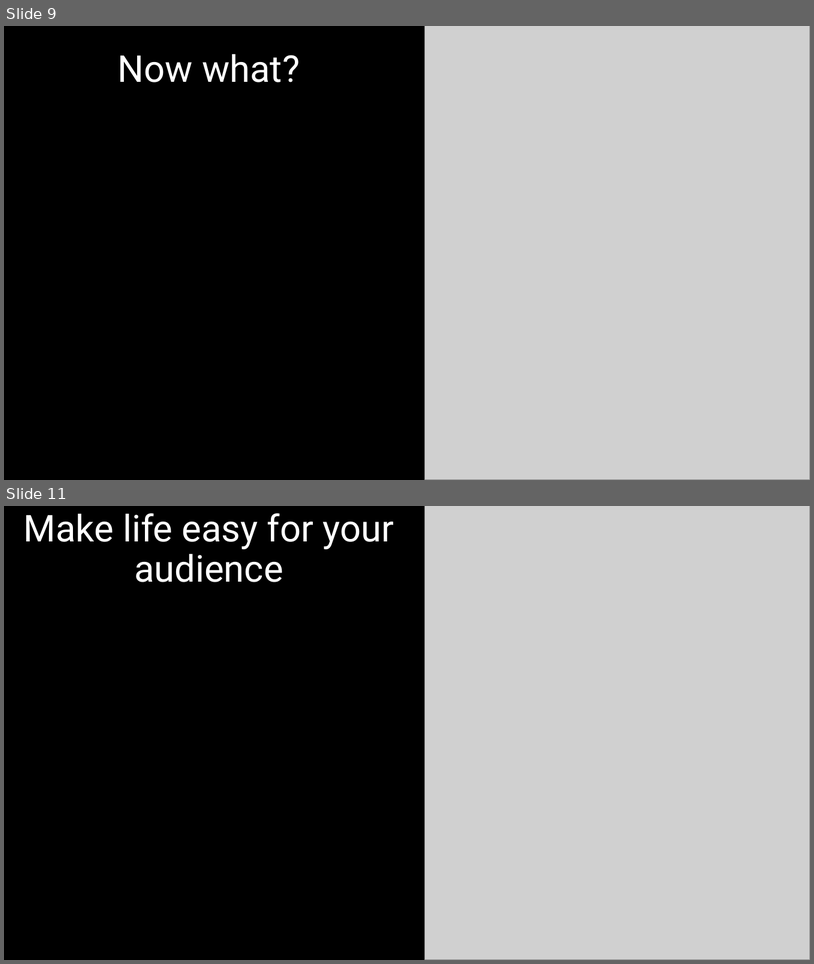
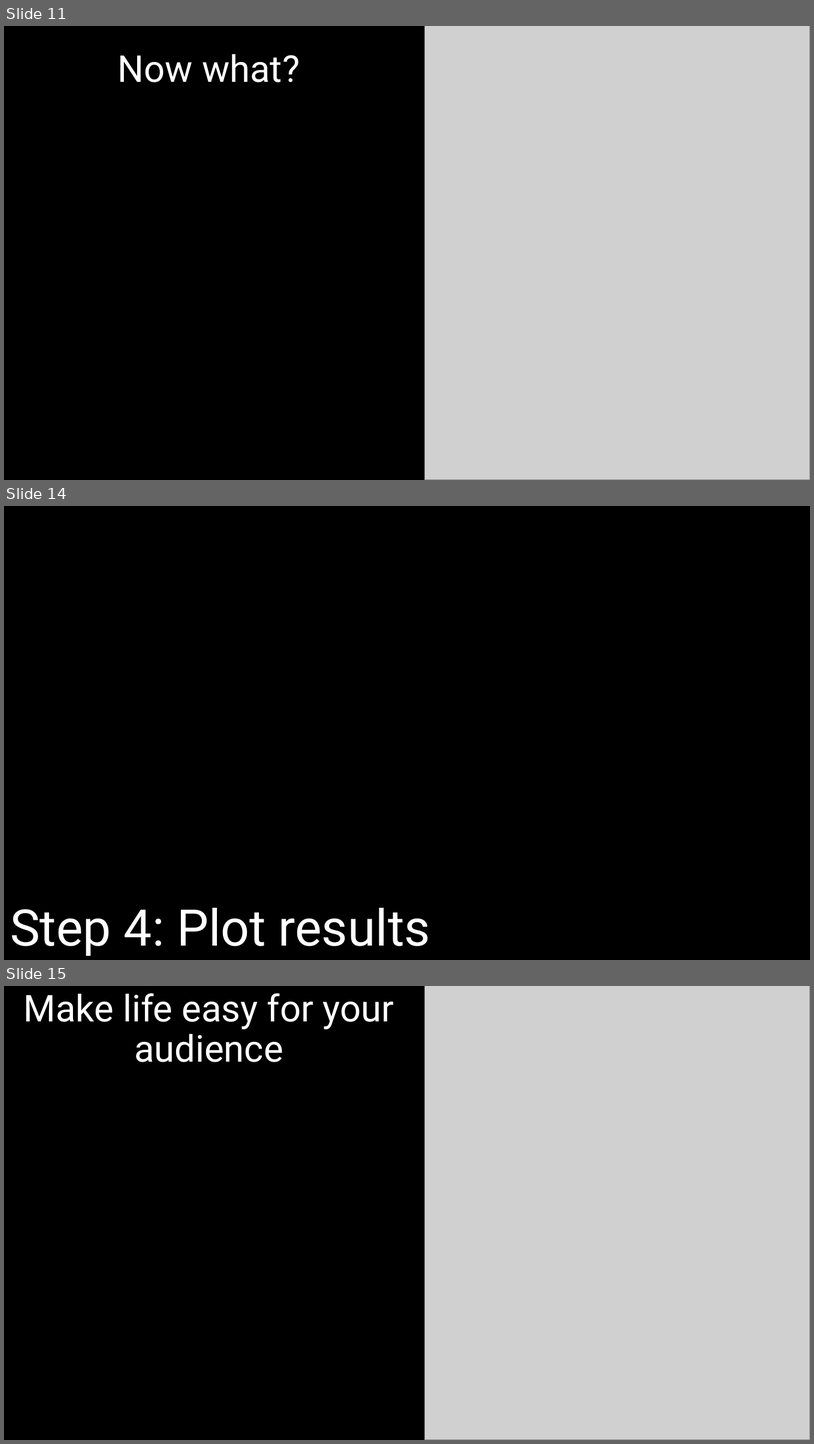
Before and after one commit to DeonRoos/stats-for-biologists, a slide deck: Lecture 5 - Cont LM/Slides/interpret_lm_cont.pptx. Shown one above the other, each under a label of ours: slides 9 and 11 before the commit, slides 11, 14 and 15 after it; the slides between them are not shown. The pictures are 814x964 and 814x1444 pixels, drawn with LibreOffice and Linux fonts; fonts in the diff are those of the drawing; grey boxes stand for pictures. Boxes give left, top, right and bottom in pixels: in the first picture for what was removed or moved away, otherwise in the second. Text is boxed around its words. In the diff, an @@ line names an element or a change of style, - is before the commit and + after.

```diff
--- a/Lecture 5 - Cont LM/Slides/interpret_lm_cont.pptx
+++ b/Lecture 5 - Cont LM/Slides/interpret_lm_cont.pptx
@@ slide 14 added at [4, 506, 810, 960], background #000000 @@
@@ title added at [10, 907, 431, 955], 60 pt, text #FFFFFF @@
+Step 4: Plot results
@@ what was slide 9 is now slide 11 @@
@@ what was slide 11 is now slide 15 @@
```
Also in this commit, not shown: 3 slides changed, 12 other slides added, 33 other files.
